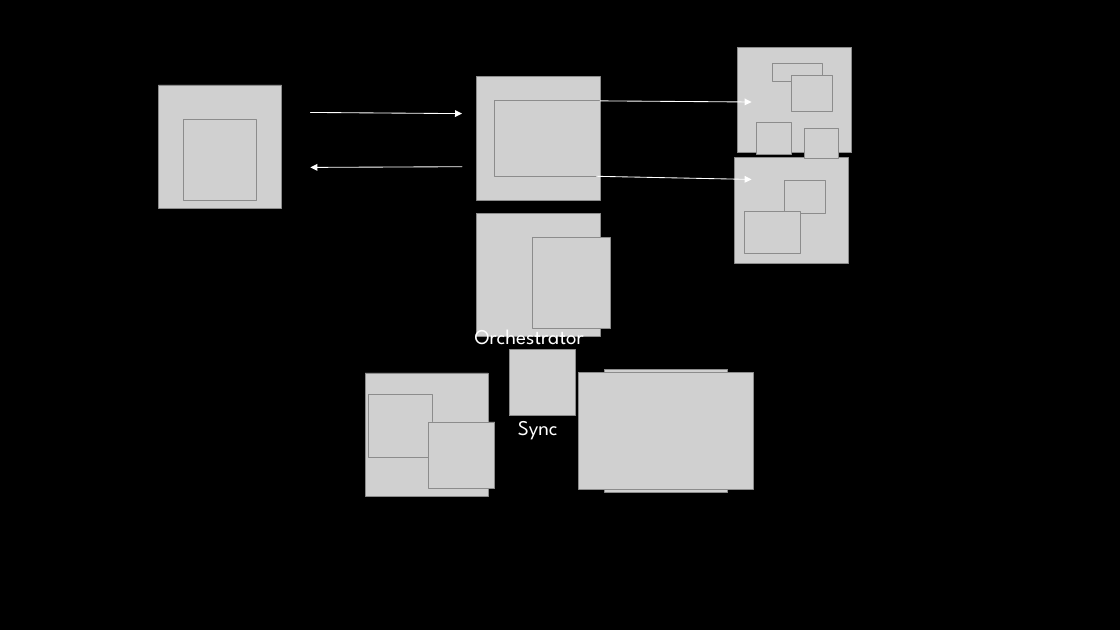
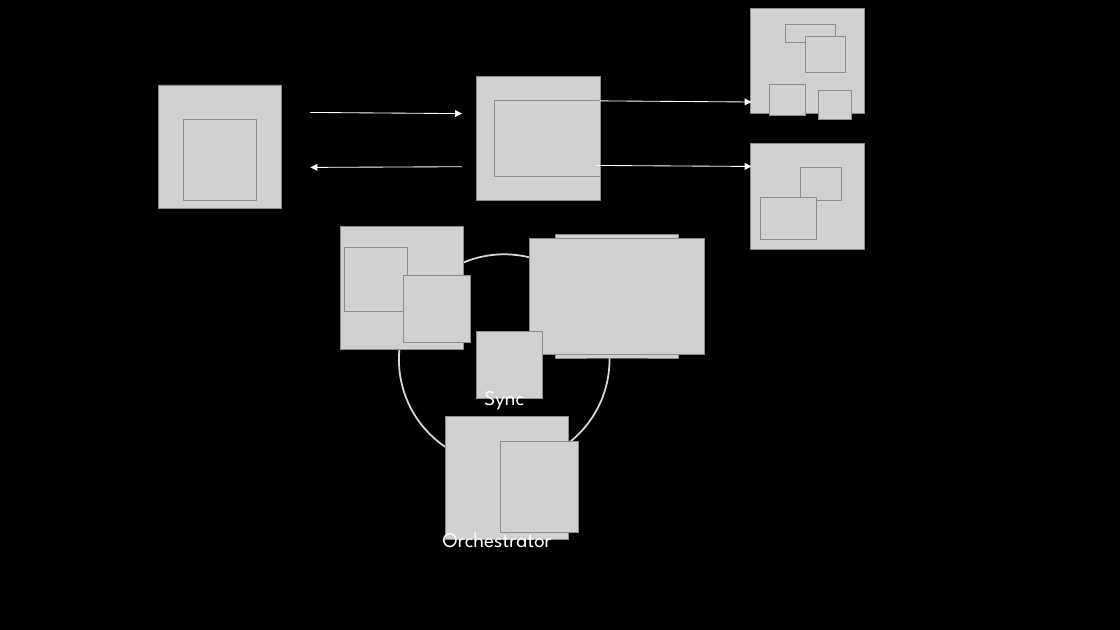
Before and after one commit to badBounty/TheFantasticSecDevOps, a slide deck: slide 3 of architecture.pptx. Drawn at 1120x630 pixels with LibreOffice and Linux fonts; fonts in the diff are those of the drawing; grey boxes stand for pictures; background and template pictures are left out. Boxes give left, top, right and bottom in pixels: in the first picture for what was removed or moved away, otherwise in the second. Text is boxed around its words. In the diff, an @@ line names an element or a change of style, - is before the commit and + after.

```diff
--- a/architecture.pptx
+++ b/architecture.pptx
@@ 5 pictures: place and size @@
-5 pictures at (738,48,852,159)
+5 pictures at (751,8,865,120)
@@ 3 pictures: place and size @@
-3 pictures at (735,158,849,263)
+3 pictures at (751,144,865,249)
@@ arrow moved from (597, 176) - (752, 180) to (597, 166) - (752, 166) @@
@@ picture: place and size @@
-picture at (579,373,754,490)
+picture at (530,239,705,355)
@@ picture: place and size @@
-picture at (605,370,728,493)
+picture at (556,235,680,359)
@@ ellipse added at (399,255,610,465), outline #D9D9D9 1.5 pt @@
@@ 3 pictures: place and size @@
-3 pictures at (365,373,495,497)
+3 pictures at (340,227,471,350)
@@ picture: place and size @@
-picture at (509,350,576,416)
+picture at (476,332,543,398)
@@ text "Sync" rewrapped from (518,414,558,440) to (484,391,524,411) @@
@@ 2 pictures, 1 text: place and size @@
-2 pictures, 1 text at (475,213,610,350)
+2 pictures, 1 text at (443,417,578,554)
```
Also in this commit, not shown: 2 other slides changed.
